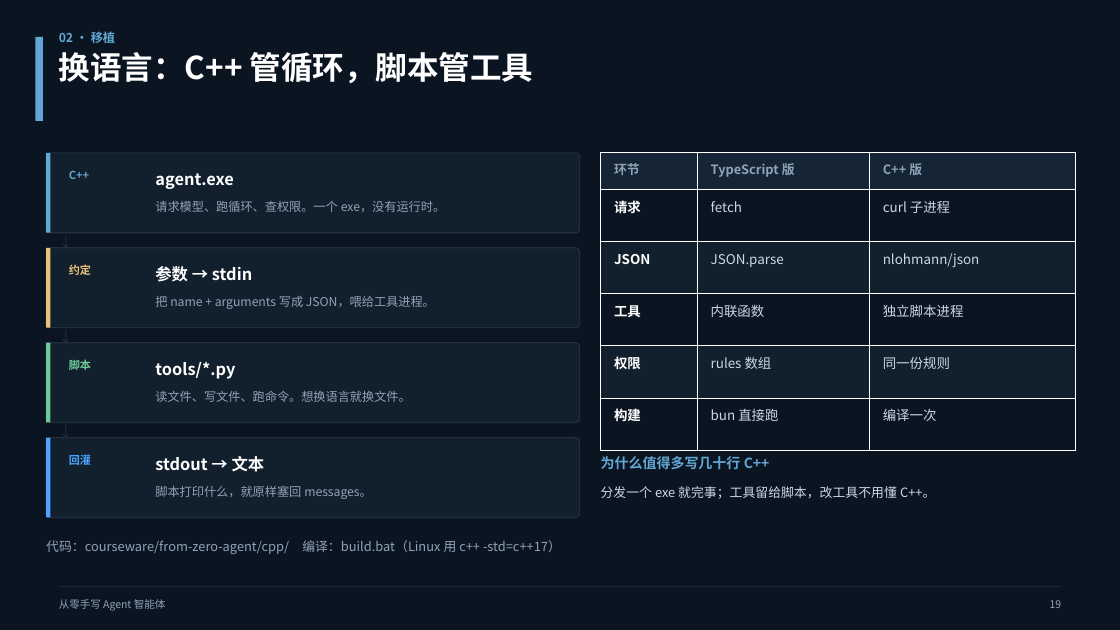
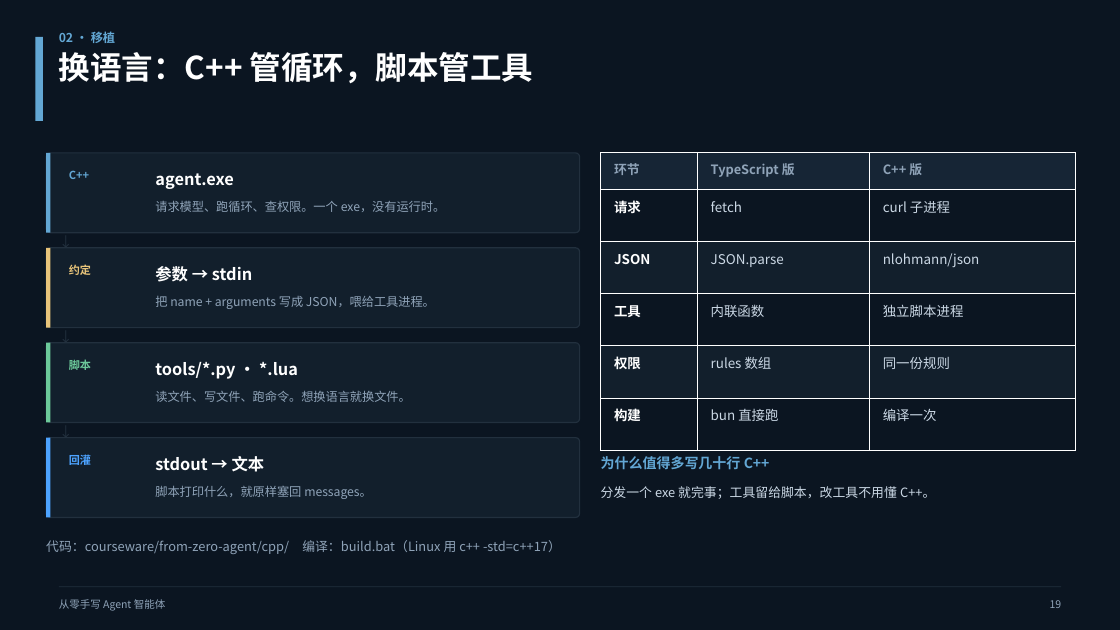
Before and after one commit to reboot87/opencode, a slide deck: slide 19 of courseware/from-zero-agent/from-zero-agent.pptx. Drawn at 1120x630 pixels with LibreOffice and Linux fonts; fonts in the diff are those of the drawing. Boxes give left, top, right and bottom in pixels: in the first picture for what was removed or moved away, otherwise in the second. Text is boxed around its words. In the diff, an @@ line names an element or a change of style, - is before the commit and + after.

```diff
--- a/courseware/from-zero-agent/from-zero-agent.pptx
+++ b/courseware/from-zero-agent/from-zero-agent.pptx
@@ text at <box>155,362,298,379</box>: text changed @@
-tools/*.py
+tools/*.py · *.lua
```
Also in this commit, not shown: 1 other slide changed, 4 other files.
